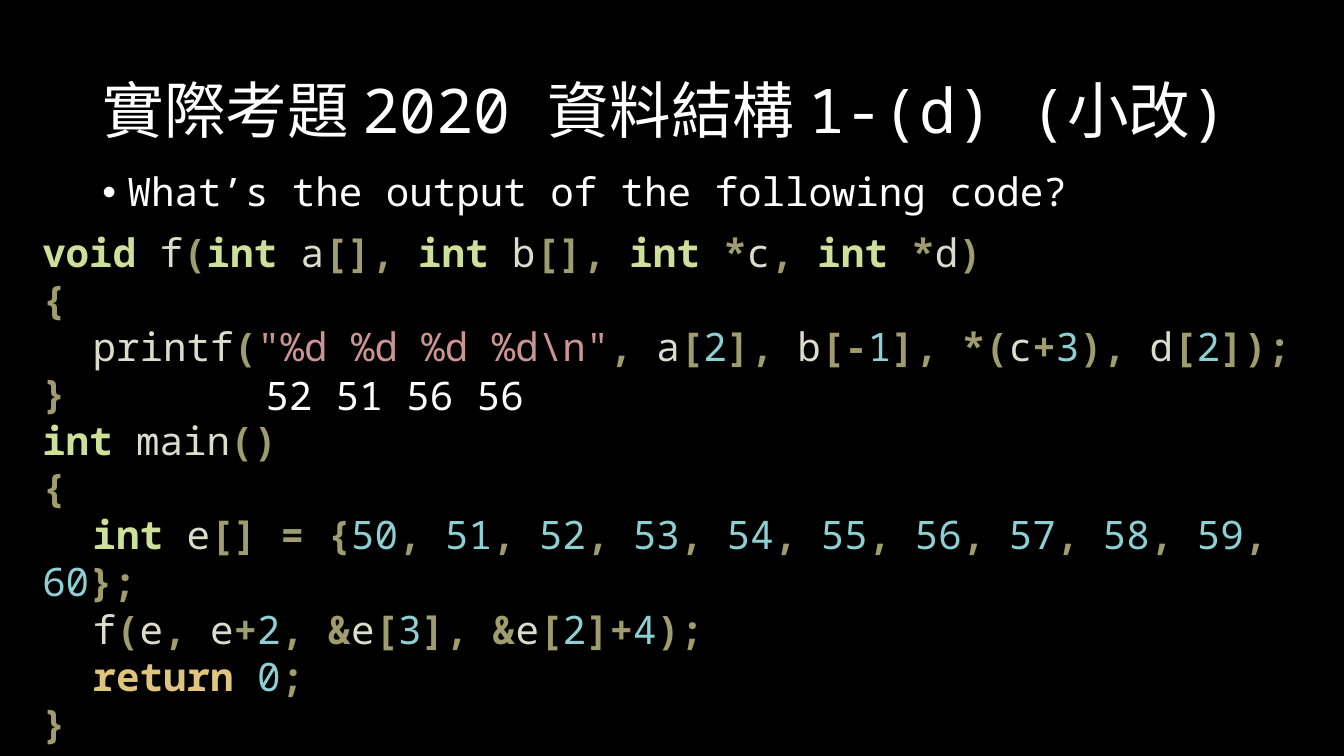
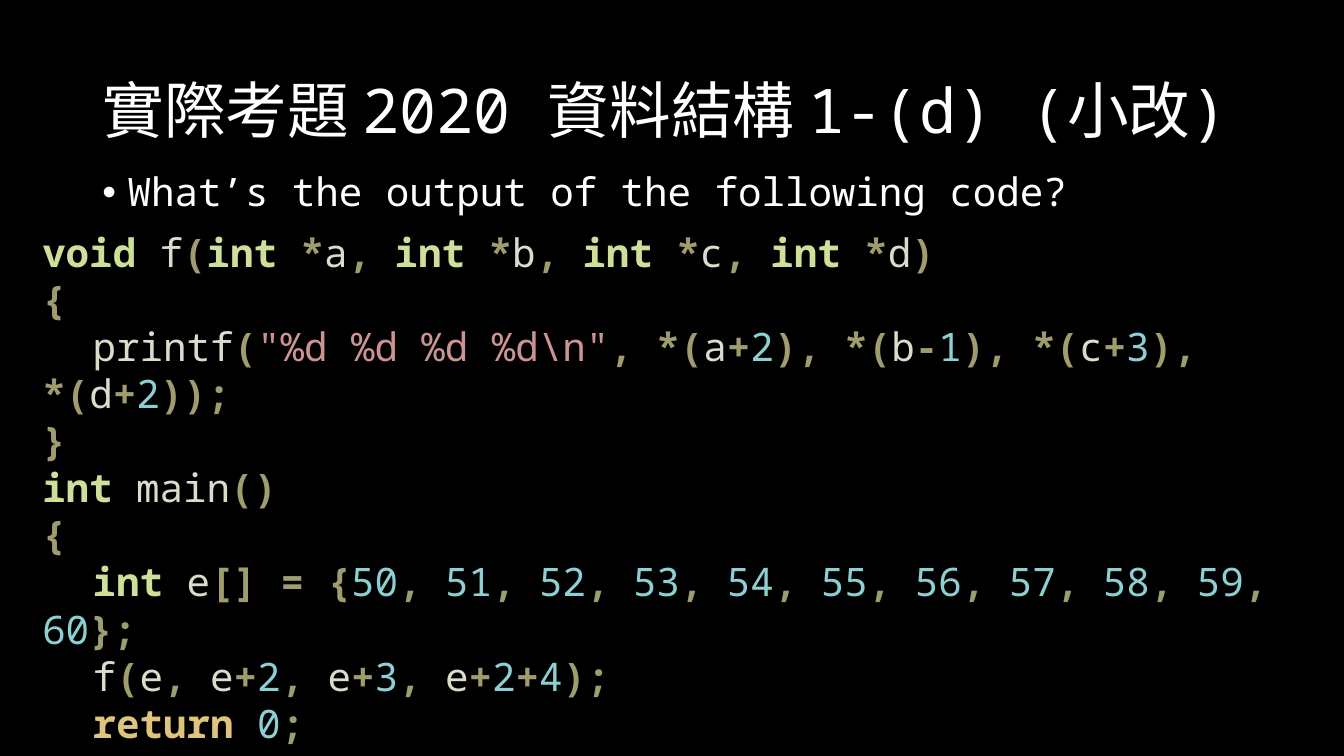
Before and after one commit to OEmiliatanO/those_c_prog_didnt_teach, a slide deck: slide 65 of Ch2/Ch2-pointer & array.pptx. Drawn at 1344x756 pixels with LibreOffice and Linux fonts; fonts in the diff are those of the drawing. Boxes give left, top, right and bottom in pixels: in the first picture for what was removed or moved away, otherwise in the second. Text is boxed around its words. In the diff, an @@ line names an element or a change of style, - is before the commit and + after.

```diff
--- a/Ch2/Ch2-pointer & array.pptx
+++ b/Ch2/Ch2-pointer & array.pptx
@@ text at box(42, 236, 935, 274): text changed @@
-void f(int a[], int b[], int *c, int *d)
+void f(int *a, int *b, int *c, int *d)
@@ text at box(42, 331, 1196, 415): text changed @@
-printf("%d %d %d %d\n", a[2], b[-1], *(c+3), d[2]);
+printf("%d %d %d %d\n", *(a+2), *(b-1), *(c+3), *(d+2));
@@ text removed at box(266, 381, 524, 411) @@
-52 51 56 56
@@ text at box(93, 661, 609, 698): text changed @@
-f(e, e+2, &e[3], &e[2]+4);
+f(e, e+2, e+3, e+2+4);
```
Also in this commit, not shown: 33 other slides changed, 6 slides added, 1 slide removed, 2 other files.
